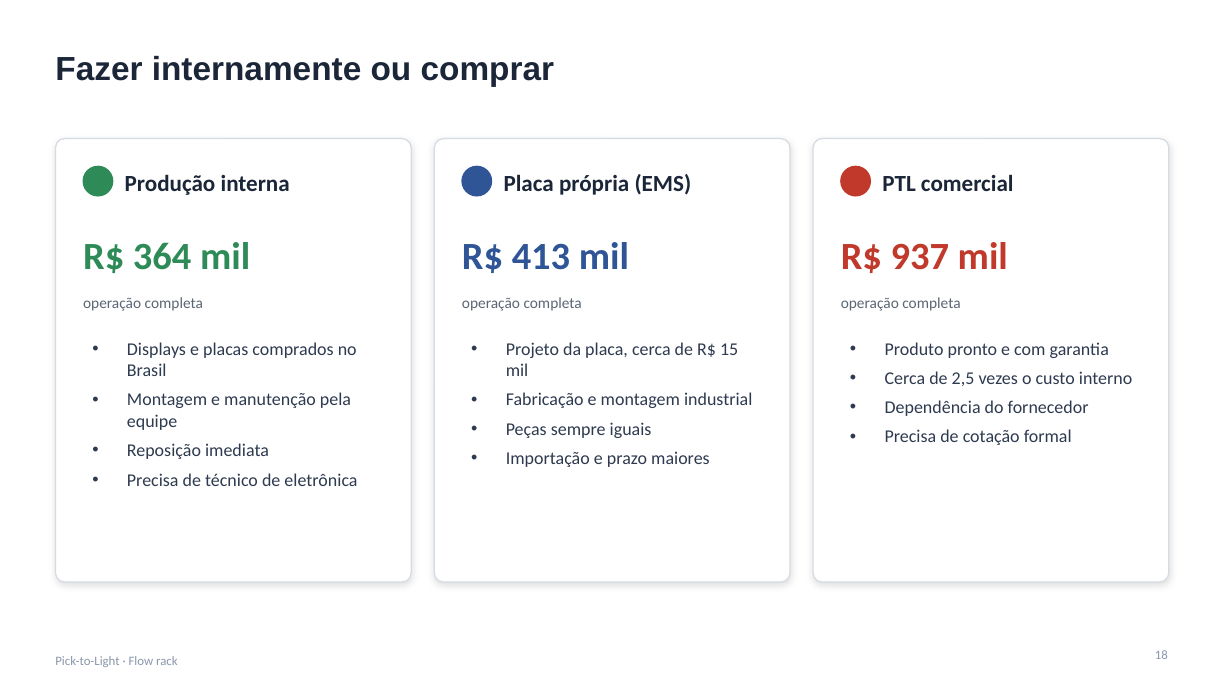
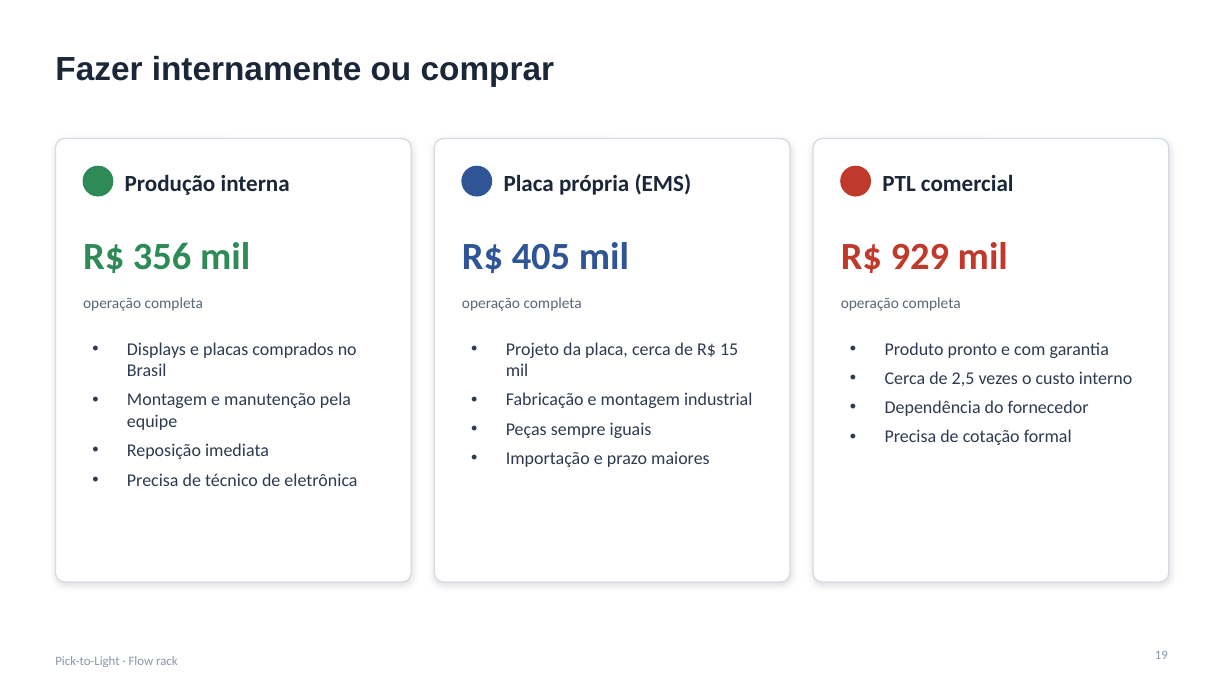
Before and after one commit to jivo88/picking_to_light, a slide deck: slide 19 of projeto/entregaveis/Apresentacao_PTL.pptx (slide 18 before the commit). Drawn at 1232x693 pixels with LibreOffice and Linux fonts; fonts in the diff are those of the drawing. Boxes give left, top, right and bottom in pixels: in the first picture for what was removed or moved away, otherwise in the second. Text is boxed around its words. In the diff, an @@ line names an element or a change of style, - is before the commit and + after.

```diff
--- a/projeto/entregaveis/Apresentacao_PTL.pptx
+++ b/projeto/entregaveis/Apresentacao_PTL.pptx
@@ text at bbox=[83, 242, 250, 273]: text changed @@
-R$ 364 mil
+R$ 356 mil
@@ text at bbox=[462, 242, 629, 273]: text changed @@
-R$ 413 mil
+R$ 405 mil
@@ text at bbox=[841, 242, 1008, 273]: text changed @@
-R$ 937 mil
+R$ 929 mil
@@ page number at bbox=[1155, 651, 1168, 659]: text changed @@
-18
+19
```
Also in this commit, not shown: 6 other slides changed, 1 slide added, 25 other files.
